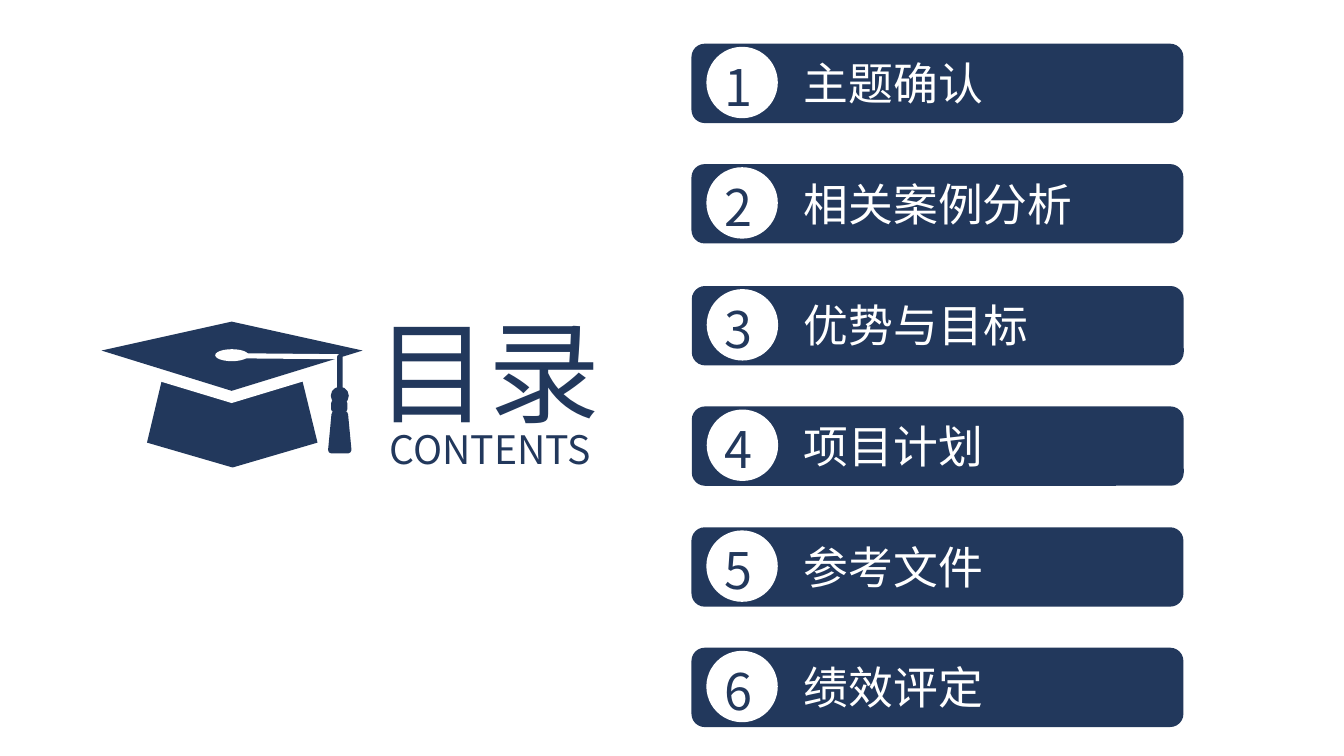
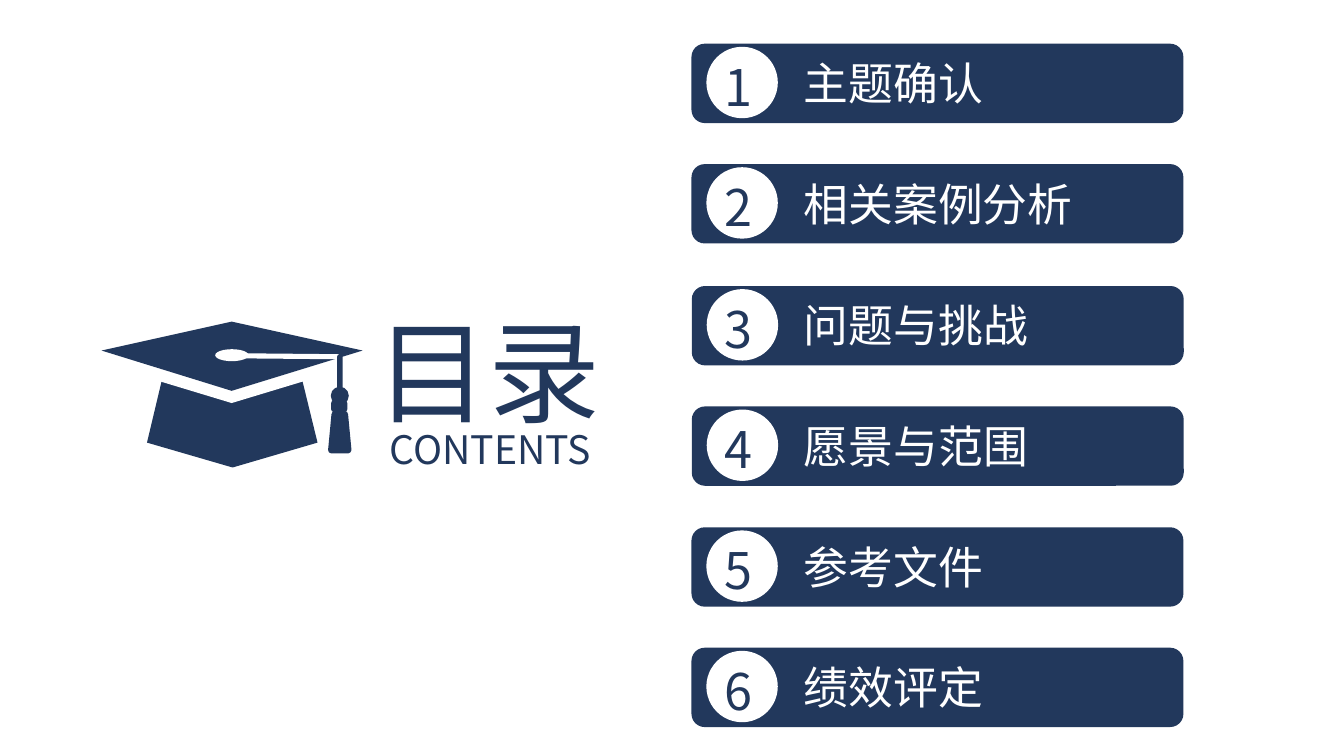
Before and after one commit to ZUCC-SRA2021-G05/Community-GB, a slide deck: slide 2 of 其他/软件项目管理原理与实践/软件项目管理原理与实践-主题确认/G05主题确认.pptx. Drawn at 1344x756 pixels with LibreOffice and Linux fonts; fonts in the diff are those of the drawing. Boxes give left, top, right and bottom in pixels: in the first picture for what was removed or moved away, otherwise in the second. Text is boxed around its words. In the diff, an @@ line names an element or a change of style, - is before the commit and + after.

```diff
--- a/其他/软件项目管理原理与实践/软件项目管理原理与实践-主题确认/G05主题确认.pptx
+++ b/其他/软件项目管理原理与实践/软件项目管理原理与实践-主题确认/G05主题确认.pptx
@@ text at (804, 304, 1028, 346): text changed @@
-优势与目标
+问题与挑战
@@ text at (804, 425, 1028, 467): text changed @@
-项目计划
+愿景与范围
```
Also in this commit, not shown: 9 other slides changed, 2 slides added, 5 slides removed.
